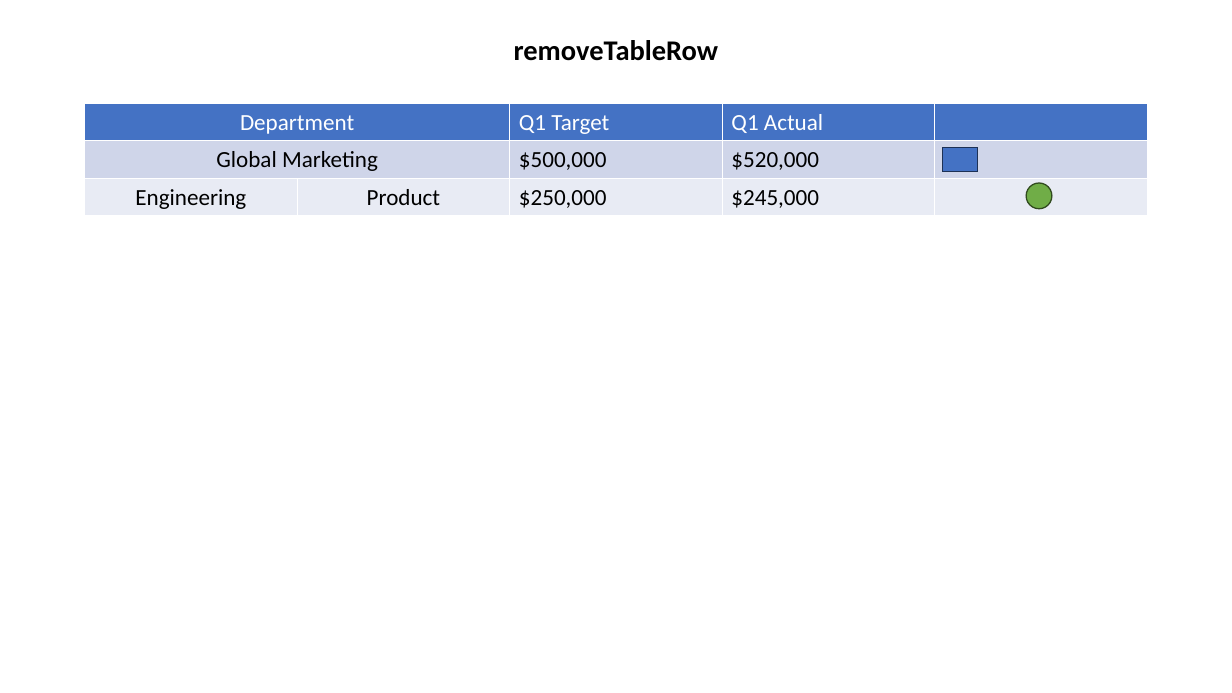
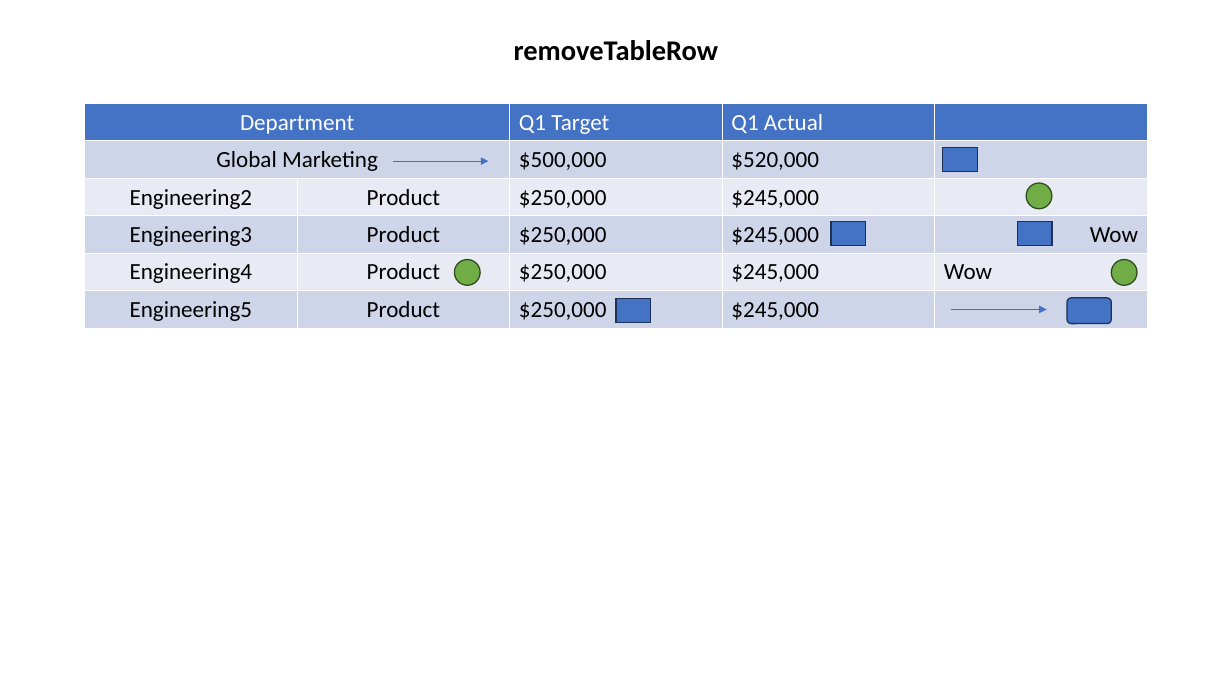
Before and after one commit to jsuyog2/node-pptx-templater, a slide deck: slide 8 of showcase/templates/TablePowerPointSample.pptx. Drawn at 1232x693 pixels with LibreOffice and Linux fonts; fonts in the diff are those of the drawing. Boxes give left, top, right and bottom in pixels: in the first picture for what was removed or moved away, otherwise in the second. Text is boxed around its words. In the diff, an @@ line names an element or a change of style, - is before the commit and + after.

```diff
--- a/showcase/templates/TablePowerPointSample.pptx
+++ b/showcase/templates/TablePowerPointSample.pptx
@@ table at bbox=[85, 104, 1148, 328] @@
-row 3: Engineering | Product | $250,000 | $245,000 | 
+row 3: Engineering2 | Product | $250,000 | $245,000 | 
+row 4: Engineering3 | Product | $250,000 | $245,000 | Wow
+row 5: Engineering4 | Product | $250,000 | $245,000 | Wow
+row 6: Engineering5 | Product | $250,000 | $245,000 | 
@@ arrow added from (393, 161) to (489, 161), #4472C4 0.5 pt @@
@@ rectangle added at bbox=[831, 222, 866, 246], fill #4472C4, outline #1E3256 1 pt @@
@@ rectangle added at bbox=[1018, 222, 1053, 246], fill #4472C4, outline #1E3256 1 pt @@
@@ ellipse added at bbox=[455, 260, 481, 286], fill #70AD47, outline #314C1F 1 pt @@
@@ ellipse added at bbox=[1112, 260, 1138, 286], fill #70AD47, outline #314C1F 1 pt @@
@@ rectangle added at bbox=[616, 299, 652, 323], fill #4472C4, outline #1E3256 1 pt @@
@@ rounded rectangle added at bbox=[1067, 298, 1112, 323], fill #4472C4, outline #1E3256 1 pt @@
@@ arrow added from (951, 310) to (1047, 310), #4472C4 0.5 pt @@
```
Also in this commit, not shown: 1 other slide changed, 11 other files.
